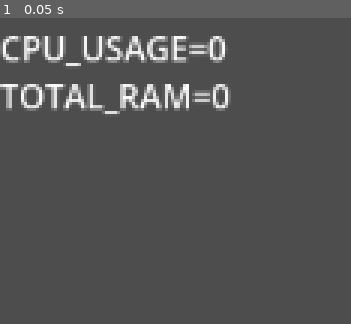
Above: before the commit, frame 1.
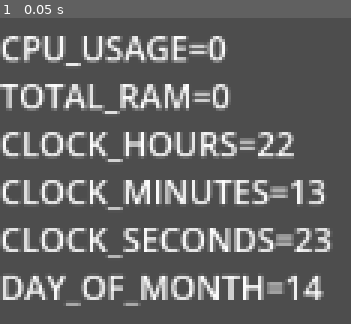
Above: after the commit, the same moment.

Repository: francoislg/broken-roguelike
Game: Godot game, scene res://Scene.tscn
Same seed, same stepped clock (60 frames per second), same inputs: the game is played once before the commit and once after it.
Inputs:
- Up to frame 1 (0.05 s): no input

The runs differ from the first frame. In frame 1, 15% of the frame differs, in the area x 0-95%, y 37-95%.
Error before the commit: Invalid access of index '2' on a base object of type: 'PackedStringArray'. (res://GlobalState.gd:59)
Error after the commit: Invalid access of index '2' on a base object of type: 'PackedStringArray'. (res://GlobalState.gd:76)

Commit message:
Add clock + thread the cpu wmi call

Diff:
--- a/GlobalState.gd
+++ b/GlobalState.gd
@@ -1,13 +1,21 @@
 extends Node
 
 enum States {
-   CPU_USAGE,
-   TOTAL_RAM
+	CPU_USAGE,
+	TOTAL_RAM,
+	CLOCK_HOURS,
+	CLOCK_MINUTES,
+	CLOCK_SECONDS,
+	DAY_OF_MONTH
 };
 
 var state = {
 	States.CPU_USAGE: 0,
-	States.TOTAL_RAM: 0
+	States.TOTAL_RAM: 0,
+	States.CLOCK_HOURS: 0,
+	States.CLOCK_MINUTES: 0,
+	States.CLOCK_SECONDS: 0,
+	States.DAY_OF_MONTH: 0,
 }
 
 # Called when the node enters the scene tree for the first time.
@@ -22,7 +30,7 @@
 
 	var fastTimer = Timer.new()
 	add_child(fastTimer)
-	fastTimer.wait_time = 5
+	fastTimer.wait_time = 1
 	fastTimer.connect('timeout', fastUpdates);
 	fastTimer.start()
 
@@ -39,7 +47,9 @@
 	return
 
 func fastUpdates():
-	updateCpuUsage()
+	var cpuUsageThread = Thread.new()
+	cpuUsageThread.start(updateCpuUsage)
+	updateClock()
 
 func updateCpuUsage():
 	var result = wmicCall("cpu get loadpercentage")
@@ -51,6 +61,13 @@
 	if ramInBytes:
 		state[States.TOTAL_RAM] = float(ramInBytes) / 1024 / 1024 / 1024
 
+func updateClock():
+	var time = Time.get_datetime_dict_from_system()
+	state[States.CLOCK_HOURS] = time.hour
+	state[States.CLOCK_MINUTES] = time.minute
+	state[States.CLOCK_SECONDS] = time.second
+	state[States.DAY_OF_MONTH] = time.day
+
 # Could probably use one wmic call with "/value" to retrieve every PC information at once
 
 func wmicCall(args: String):
